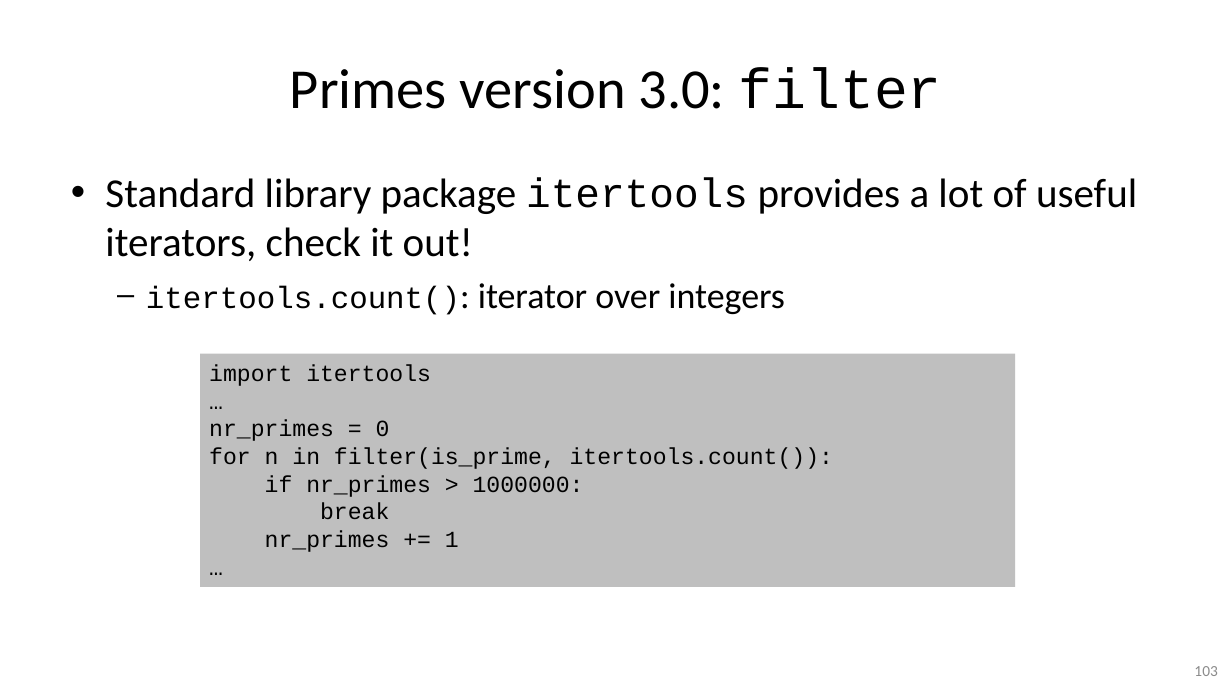
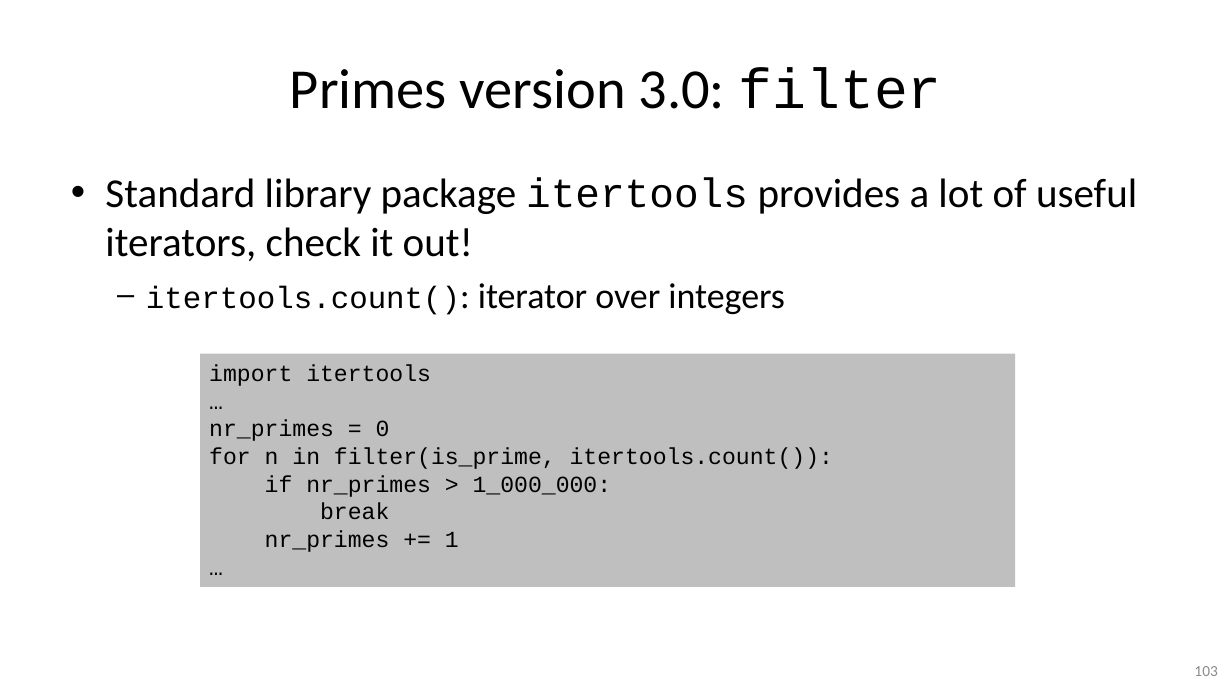
Before and after one commit to gjbex/Python-software-engineering, a slide deck: slide 103 of python_software_engineering.pptx. Drawn at 1232x693 pixels with LibreOffice and Linux fonts; fonts in the diff are those of the drawing. Boxes give left, top, right and bottom in pixels: in the first picture for what was removed or moved away, otherwise in the second. Text is boxed around its words. In the diff, an @@ line names an element or a change of style, - is before the commit and + after.

Commit message:
Fix typos

```diff
--- a/python_software_engineering.pptx
+++ b/python_software_engineering.pptx
@@ text in rectangle at (x1=209, y1=447, x2=833, y2=519): text changed @@
-for n in filter(is_prime, itertools.count()):
-if nr_primes > 1000000:
-break
+for n in filter(is_prime, itertools.count()):
+if nr_primes > 1_000_000:
+break
```
Also in this commit, not shown: 3 other slides changed.
